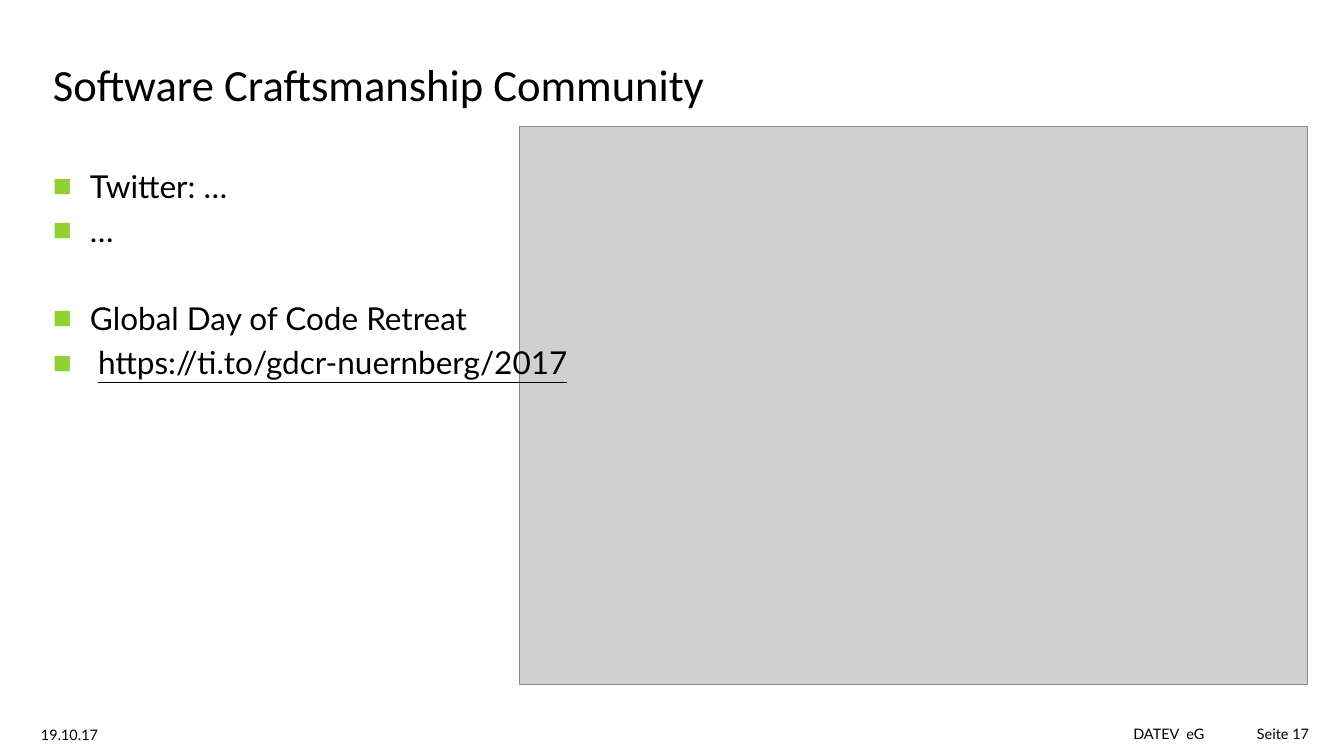
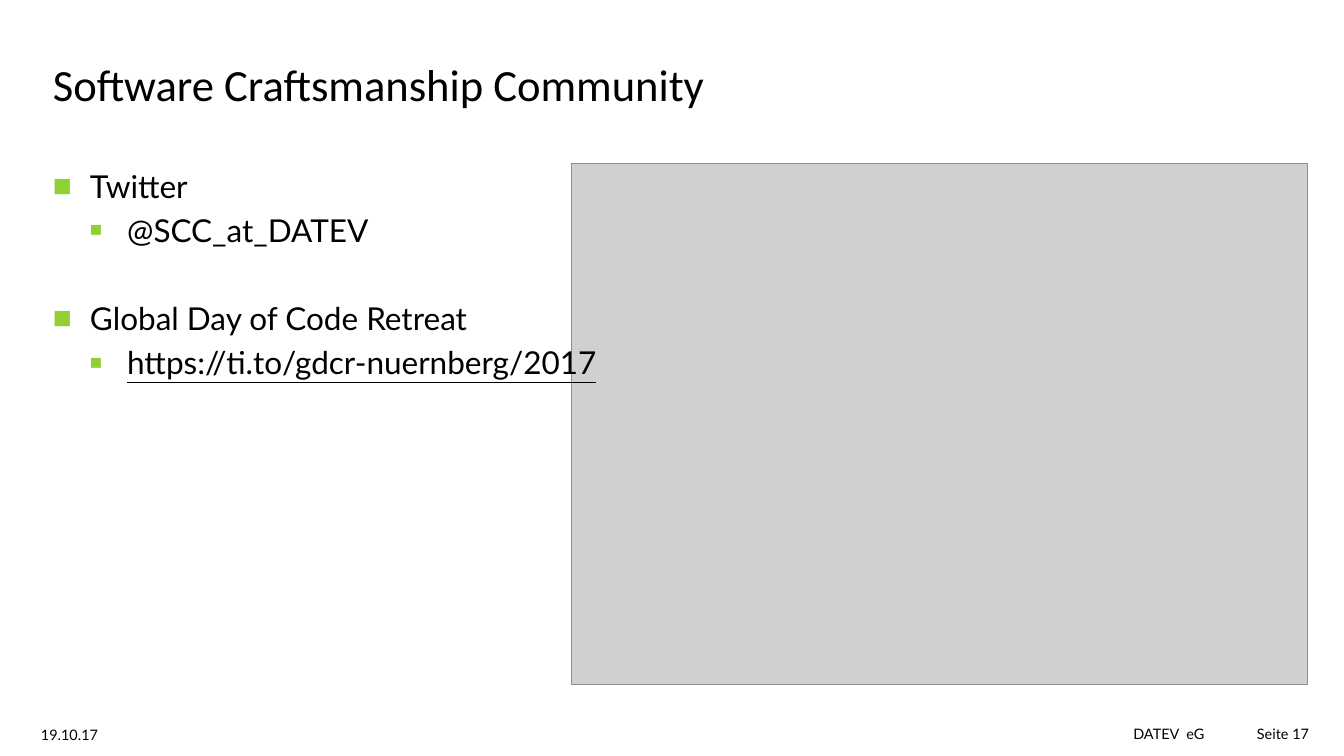
Before and after one commit to aawada78/angular-workshop, a slide deck: slide 17 of docs/Angular-Workshop-20.10.pptx. Drawn at 1344x756 pixels with LibreOffice and Linux fonts; fonts in the diff are those of the drawing; grey boxes stand for pictures; background and template pictures are left out. Boxes give left, top, right and bottom in pixels: in the first picture for what was removed or moved away, otherwise in the second. Text is boxed around its words. In the diff, an @@ line names an element or a change of style, - is before the commit and + after.

```diff
--- a/docs/Angular-Workshop-20.10.pptx
+++ b/docs/Angular-Workshop-20.10.pptx
@@ text at (x1=90, y1=175, x2=368, y2=247): text changed @@
-■ Twitter: …
-■ …
+■ Twitter
+  ■ @SCC_at_DATEV
@@ picture resized from (x1=520, y1=127, x2=1308, y2=684) to (x1=572, y1=164, x2=1308, y2=684) @@
@@ text at (x1=127, y1=347, x2=596, y2=381): list level 1 to 2 in "https://ti.to/gdcr-nuernberg/2017" @@
```
Also in this commit, not shown: 1 other slide changed.
